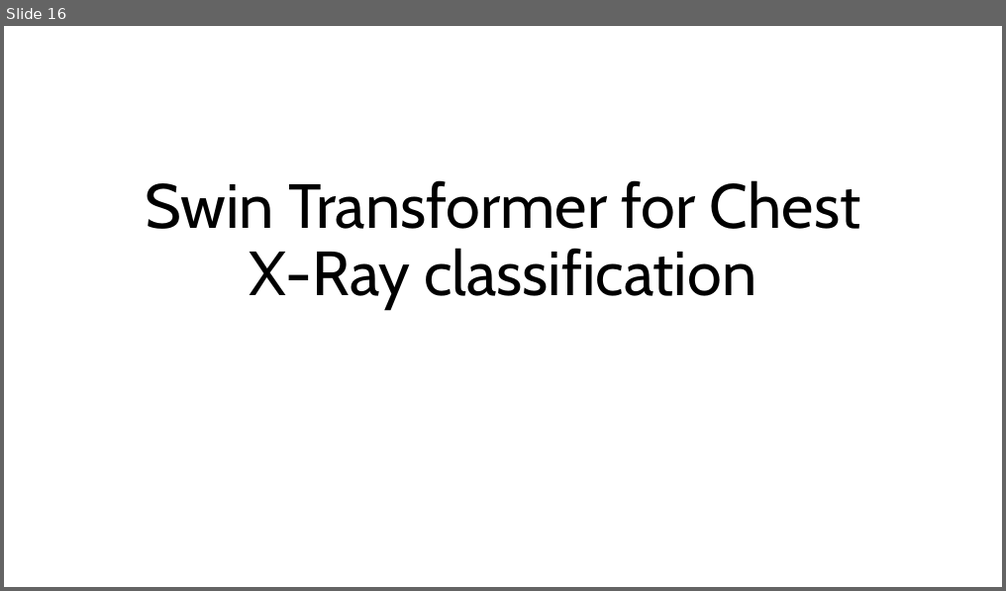
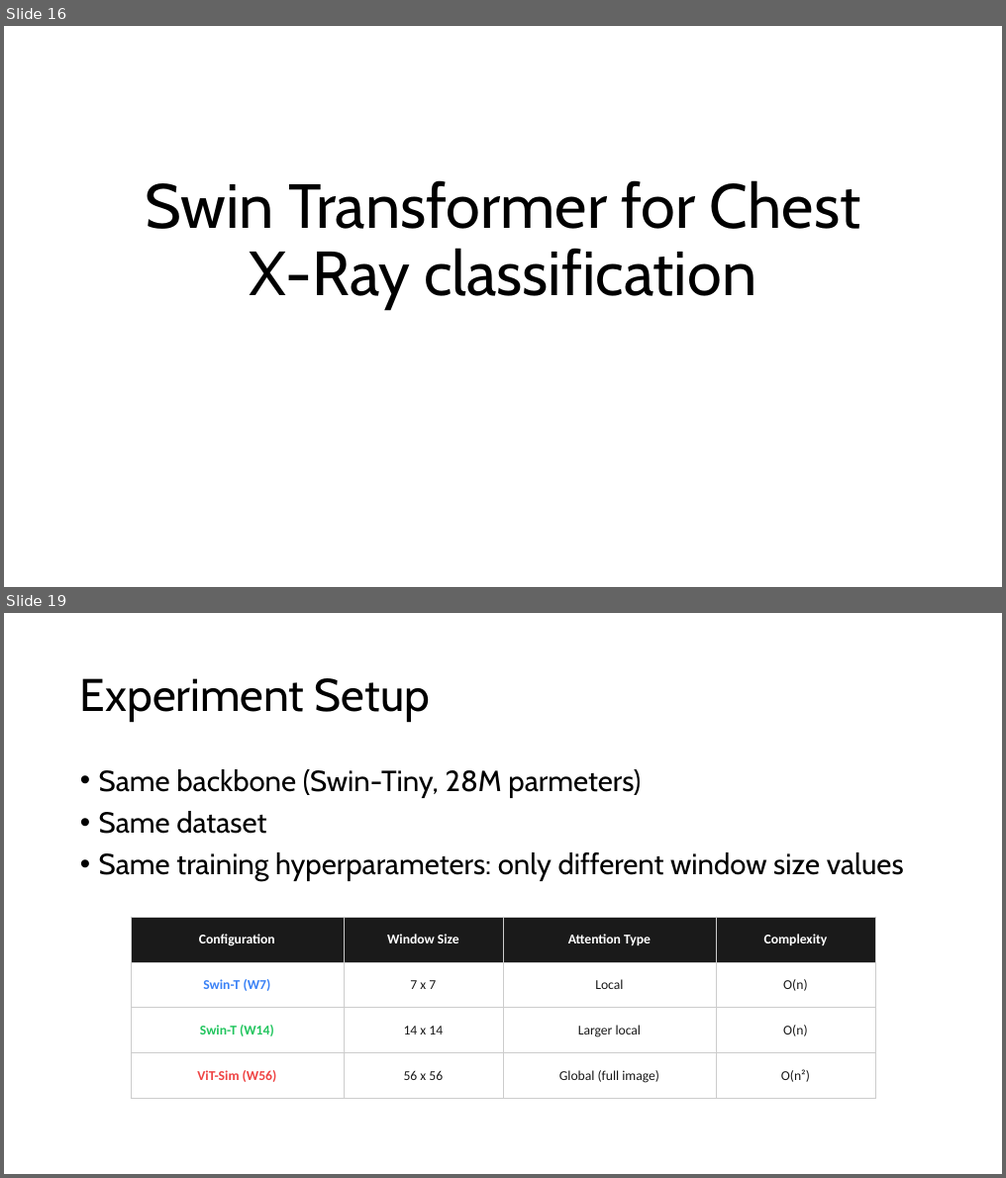
Before and after one commit to ma3ti/Swin-transformer-ChestXray, a slide deck: Swin.pptx. Shown one above the other, each under a label of ours: slide 16 before the commit, slides 16 and 19 after it; the slides between them are not shown. The pictures are 1006x591 and 1006x1178 pixels, drawn with LibreOffice and Linux fonts; fonts in the diff are those of the drawing. Boxes give left, top, right and bottom in pixels: in the first picture for what was removed or moved away, otherwise in the second. Text is boxed around its words. In the diff, an @@ line names an element or a change of style, - is before the commit and + after.

```diff
--- a/Swin.pptx
+++ b/Swin.pptx
@@ slide 19 added at <box>4,613,1002,1174</box>, background #FFFFFF @@
@@ title added at <box>80,678,430,722</box>, 44 pt, text #000000 @@
+Experiment Setup
@@ text added at <box>99,769,904,881</box>, 28 pt, text #000000 @@
+• Same backbone (Swin-Tiny, 28M parmeters)
+• Same dataset
+• Same training hyperparameters: only different window size values
@@ table added at <box>131,917,874,1099</box>, 4 rows, 4 columns @@
+Configuration | Window Size | Attention Type | Complexity
+Swin-T (W7) | 7 x 7 | Local | O(n)
+Swin-T (W14) | 14 x 14 | Larger local | O(n)
+ViT-Sim (W56) | 56 x 56 | Global (full image) | O(n²)
```
Also in this commit, not shown: 9 other slides added, 2 slides removed, 1 other file.
